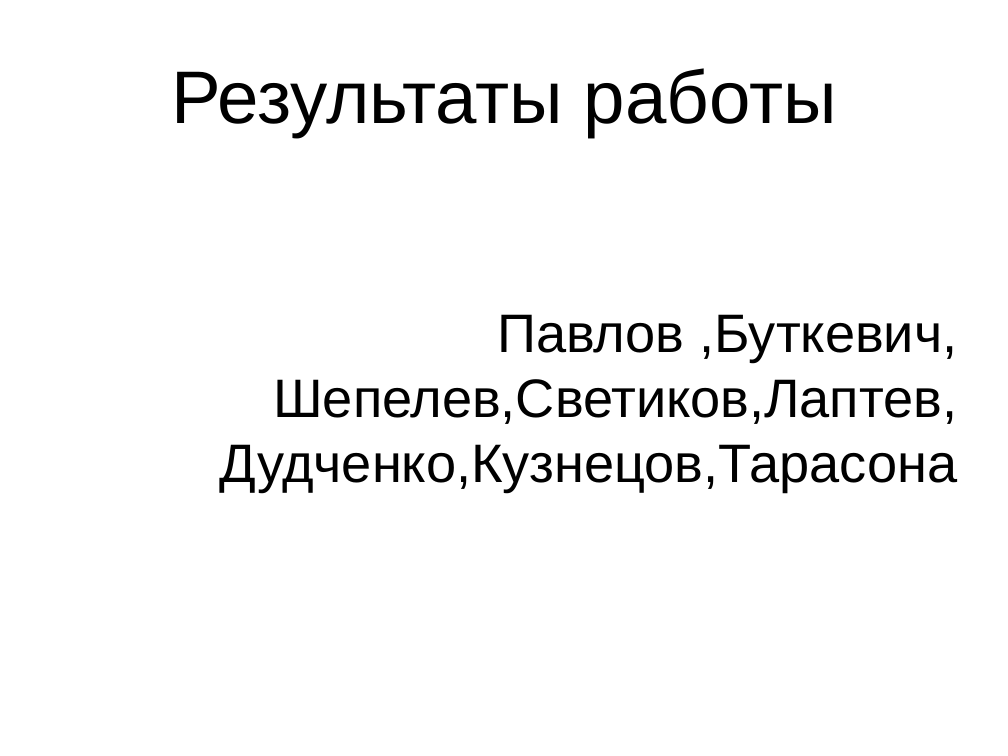
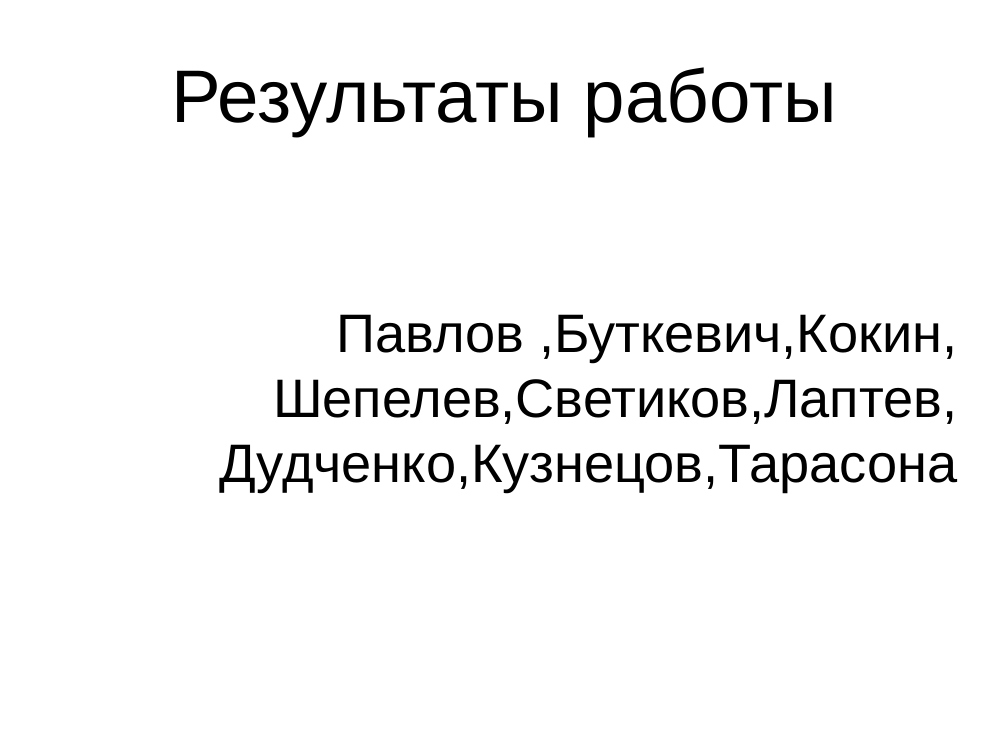
Before and after one commit to Dima3108/DecisionMakingSystems, a slide deck: slide 1 of Результаты работы.pptx. Drawn at 1008x756 pixels with LibreOffice and Linux fonts; fonts in the diff are those of the drawing; background and template pictures are left out. Boxes give left, top, right and bottom in pixels: in the first picture for what was removed or moved away, otherwise in the second. Text is boxed around its words. In the diff, an @@ line names an element or a change of style, - is before the commit and + after.

```diff
--- a/Результаты работы.pptx
+++ b/Результаты работы.pptx
@@ subtitle at [337, 314, 957, 362]: text changed @@
-Павлов ,Буткевич,
+Павлов ,Буткевич,Кокин,
```
Also in this commit, not shown: 8 other slides changed, 1 slide added, 2 other files.
